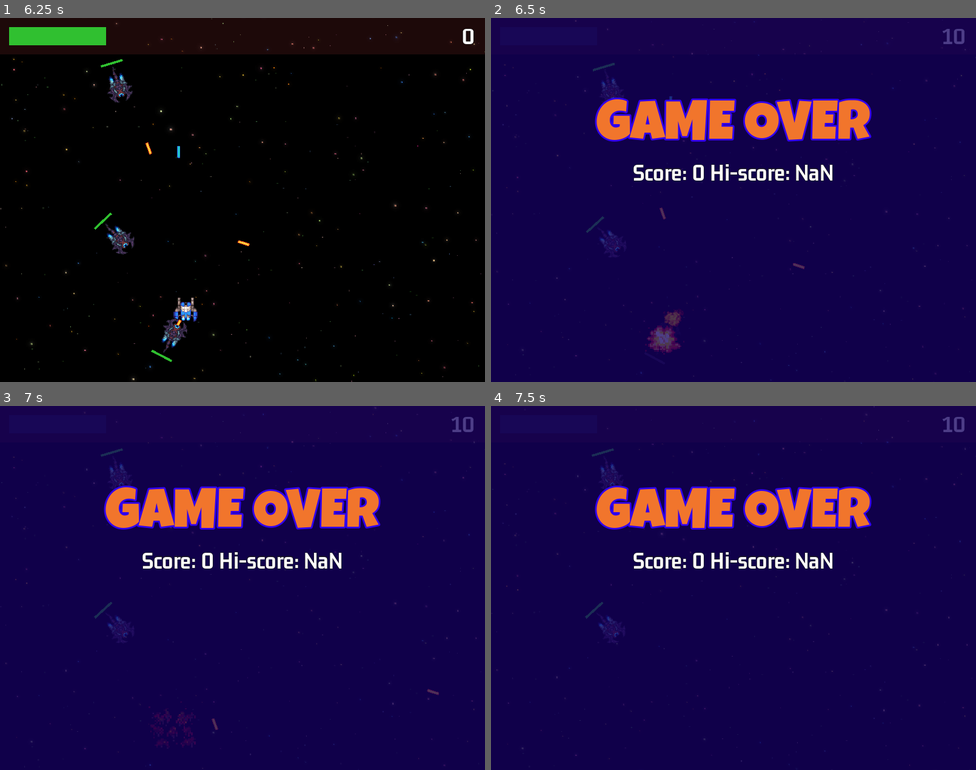
Above: before the commit, frames 1-4 (two rows, left to right).
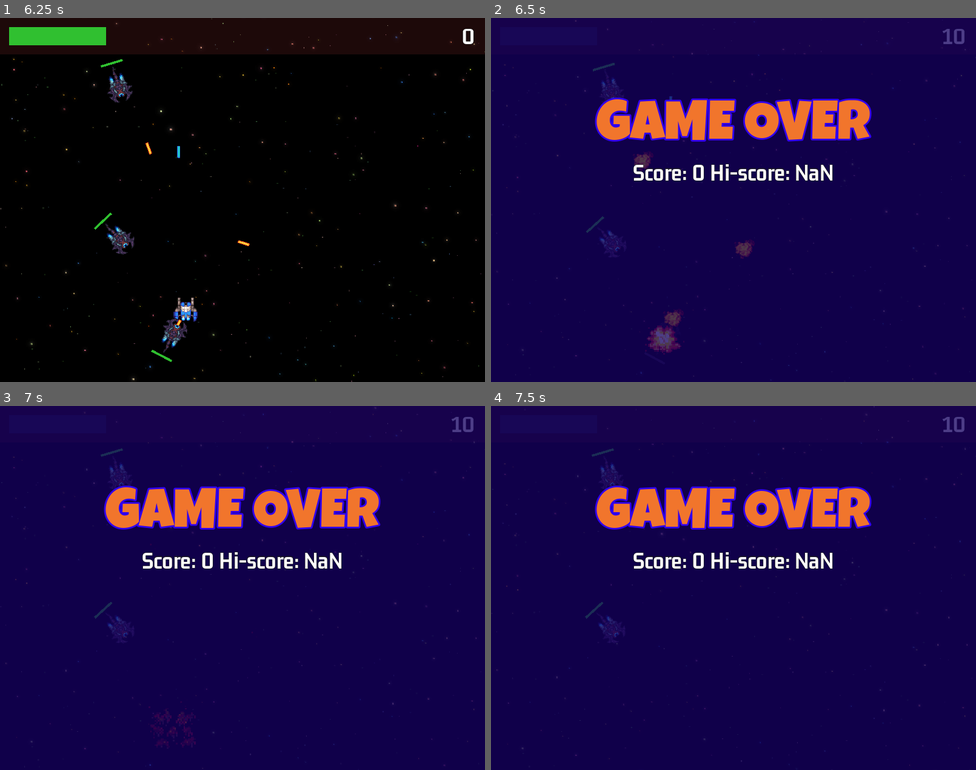
Above: after the commit, the same moments.

Repository: fj0lverkr/space-ace
Game: Godot game, scene res://scenes/main/main.tscn
The game is run twice, just before and just after one commit, with the same random seed, the same clock (stepped at 60 frames per second) and the same inputs. Sound files missing from this copy of the repository are replaced by a short silence.
Inputs (mouse positions are in pixels of both pictures, inside the frame that each line leads up to):
- Up to frame 1 (6.25 s): click "Start" at 0.5 s; move the mouse to (349, 181) at 1.27 s; hold D (right) 1.28-2.03 s; click (349, 181) at 1.35 s; move the mouse to (145, 218) at 2.02 s; hold S (down) 2.03-2.78 s; click (145, 218) at 2.1 s; move the mouse to (291, 119) at 2.77 s; hold D (right) 2.78-3.53 s; click (291, 119) at 2.85 s; move the mouse to (218, 272) at 3.52 s; hold W (up) 3.53-4.28 s; click (218, 272) at 3.6 s; move the mouse to (388, 254) at 4.27 s; hold A (left) 4.28-5.78 s; click (388, 254) at 4.35 s; move the mouse to (97, 145) at 5.02 s; click (97, 145) at 5.1 s; move the mouse to (266, 200) at 5.77 s; hold S (down) from 5.78 s (still down); click (266, 200) at 5.85 s
- Up to frame 2 (6.5 s): keep holding S (down)
- Up to frame 3 (7 s): move the mouse to (169, 497) at 6.52 s; release S (down) at 6.53 s; hold D (right) from 6.53 s (still down); click (169, 497) at 6.6 s
- Up to frame 4 (7.5 s): move the mouse to (840, 569) at 7.27 s; release D (right) at 7.28 s; hold W (up) from 7.28 s (still down); click (840, 569) at 7.35 s

Frame 1 is identical in both runs. In frame 2, 0.3% of the frame differs, in the area x 29-65%, y 36-69%; in frame 3, less than 0.1%; in frame 4, nothing differs.

Commit message:
Fixes of all (or most) of the things, todo:fix scoring bug and save hiscores

Diff:
--- a/scenes/bullets/base/base_bullet.gd
+++ b/scenes/bullets/base/base_bullet.gd
@@ -8,9 +8,15 @@
 
 var _direction: Vector2 = Vector2.UP
 var _speed: float = 200.0
+var _player_ref: Player
 
 
 func _ready() -> void:
+	_player_ref = _get_player_ref()
+	if not _player_ref:
+		queue_free()
+
+	SignalBus.on_game_over.connect(_blow_up)
 	look_at(_direction)
 
 
@@ -30,6 +36,10 @@
 	queue_free()
 
 
+func _get_player_ref() -> Player:
+	return get_tree().get_first_node_in_group(Constants.GRP_PLAYER)
+
+
 func _on_screen_exited() -> void:
 	queue_free()
 
--- a/scenes/bullets/bomb/enemy_bomb.gd
+++ b/scenes/bullets/bomb/enemy_bomb.gd
@@ -1,5 +1,8 @@
 class_name EnemyBombBullet
 extends BaseBullet
+
+@export
+var _rotation_speed_radians: float = 1.8
 
 @onready
 var _sfx: AudioStreamPlayer2D = $Sfx
@@ -7,4 +10,13 @@
 
 func _ready() -> void:
     super._ready()
+
+
     SoundManager.play_by_type(_sfx, SoundManager.SoundType.LASER)
+
+
+func _process(delta: float) -> void:
+    var dir_to_player: Vector2 = global_position.direction_to(_player_ref.global_position)
+    var angle_to_player: float = transform.x.angle_to(dir_to_player)
+    rotate(sign(angle_to_player) * min(abs(angle_to_player), _rotation_speed_radians * delta))
+    position += transform.x * _speed * delta
--- a/scenes/bullets/bomb/enemy_bomb.tscn
+++ b/scenes/bullets/bomb/enemy_bomb.tscn
@@ -50,6 +50,7 @@
 collision_layer = 8
 collision_mask = 33
 script = ExtResource("2_by6vf")
+_rotation_speed_radians = 1.8
 _damage = 40
 
 [node name="Sprite2D" parent="." index="0"]
@@ -65,3 +66,10 @@
 "": SubResource("AnimationLibrary_sn6t4")
 }
 autoplay = "default"
+
+[node name="bombTimer" type="Timer" parent="." index="6"]
+wait_time = 3.0
+one_shot = true
+autostart = true
+
+[connection signal="timeout" from="bombTimer" to="." method="_blow_up"]
--- a/scenes/enemies/base_enemy.gd
+++ b/scenes/enemies/base_enemy.gd
@@ -50,6 +50,9 @@
 func _process(delta: float) -> void:
 	progress += _speed * delta
 
+	if progress_ratio > 0.99:
+		queue_free()
+
 
 func _get_player_ref() -> Player:
 	return get_tree().get_first_node_in_group(Constants.GRP_PLAYER)
@@ -79,7 +82,10 @@
 		SignalBus.on_shoot.emit(bt, dir, speed, gp)
 		_can_shoot = false
 	elif _laser_timer.is_stopped():
-		GameUtils.set_and_start_timer(_laser_timer, _laser_timeout.x, _laser_timeout.y)
+		if bomb:
+			GameUtils.set_and_start_timer(_laser_timer, _laser_timeout.x * 1.5, _laser_timeout.y * 2)
+		else:
+			GameUtils.set_and_start_timer(_laser_timer, _laser_timeout.x, _laser_timeout.y)
 
 
 func _disable(wt: float = 0.0) -> void:
@@ -120,11 +126,5 @@
 	SignalBus.on_try_powerup.emit(_drop_rate, global_position)
 	_animation_player.play(Constants.FLICKER)
 
-
-func _on_screen_exited() -> void:
-	_disable(2.5)
-	_oob_timer.start()
-
-
 func _on_screen_entered() -> void:
 	_enable()
--- a/scenes/enemies/base_enemy.tscn
+++ b/scenes/enemies/base_enemy.tscn
@@ -74,4 +74,3 @@
 [connection signal="timeout" from="LaserTimer" to="." method="_on_laser_timer_timeout"]
 [connection signal="on_died" from="HealthBar" to="." method="_on_health_bar_on_died"]
 [connection signal="screen_entered" from="VisibleOnScreenNotifier2D" to="." method="_on_screen_entered"]
-[connection signal="screen_exited" from="VisibleOnScreenNotifier2D" to="." method="_on_screen_exited"]
--- a/scenes/enemies/enemy_bomber.gd
+++ b/scenes/enemies/enemy_bomber.gd
@@ -39,7 +39,7 @@
 	if _player_ref != null:
 		var dir: Vector2 = _player_ref.global_position - _marker_gun.global_position
 		look_at(_player_ref.global_position)
-		_shoot(_marker_gun.global_position, true, dir, 95)
+		_shoot(_marker_gun.global_position, true, dir, 55)
 	else:
 		look_at(Vector2.DOWN)
 
--- a/scenes/enemies/saucer.gd
+++ b/scenes/enemies/saucer.gd
@@ -49,7 +49,7 @@
 	progress += delta * _speed
 
 	if progress_ratio > 0.99:
-		queue_free()
+		_remove_saucer()
 
 
 func _on_shoot_timer_timeout() -> void:
@@ -76,6 +76,11 @@
 		await get_tree().create_timer(BOOM_TIMEOUT).timeout
 
 
+func _remove_saucer() -> void:
+	SignalBus.on_saucer_removed.emit()
+	queue_free()
+
+
 func _on_animation_tree_animation_finished(anim_name: StringName) -> void:
 	if anim_name == SHOOT:
 		_is_shooting = false
--- a/scenes/enemies/saucer.tscn
+++ b/scenes/enemies/saucer.tscn
@@ -76,7 +76,7 @@
 "transitions": PackedFloat32Array(1),
 "values": [{
 "args": [],
-"method": &"queue_free"
+"method": &"_remove_saucer"
 }]
 }
 
--- a/scenes/shield/shield.gd
+++ b/scenes/shield/shield.gd
@@ -29,6 +29,7 @@
 	_hits_left = _max_hits
 	_collission_shape.call_deferred("set_disabled", false)
 	show()
+	_animation_player.play("RESET")
 	_timer.start()
 
 
--- a/scenes/wave_manager/wave_manager.gd
+++ b/scenes/wave_manager/wave_manager.gd
@@ -21,6 +21,7 @@
 
 func _ready() -> void:
 	SignalBus.on_game_over.connect(_on_game_over)
+	SignalBus.on_saucer_removed.connect(_on_saucer_removed)
 	_paths_list = _paths.get_children()
 	_spawn_wave()
 
@@ -33,6 +34,7 @@
 		_speed_factor *= SPEEDFACTOR
 		_spawn_gap_factor *= SPAWNGAPFACTOR
 		SignalBus.on_spawn_saucer.emit()
+		_wave_count += 1
 
 	else:
 		_set_random_path_index()
@@ -60,3 +62,8 @@
 
 func _on_game_over() -> void:
 	_can_spawn = false
+
+
+func _on_saucer_removed() -> void:
+	print("saucer removed")
+	_spawn_wave()
--- a/singletons/signal_bus.gd
+++ b/singletons/signal_bus.gd
@@ -14,3 +14,4 @@
 signal on_game_over
 signal on_shield_disable
 signal on_spawn_saucer
+signal on_saucer_removed
